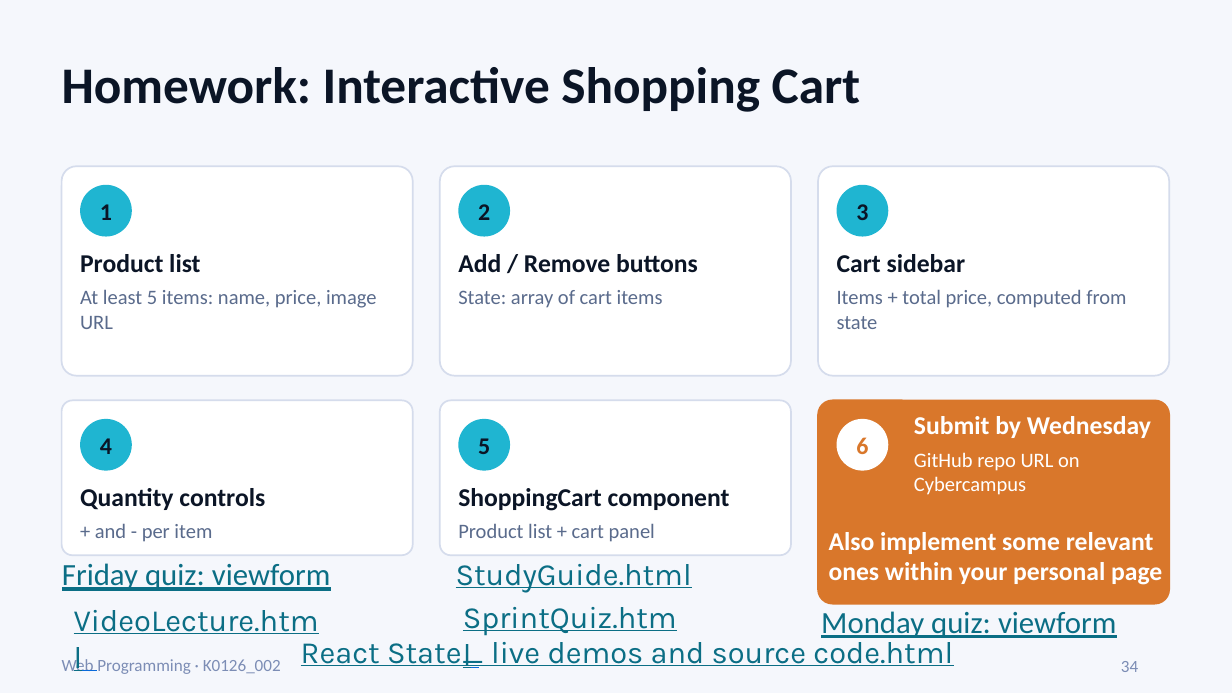
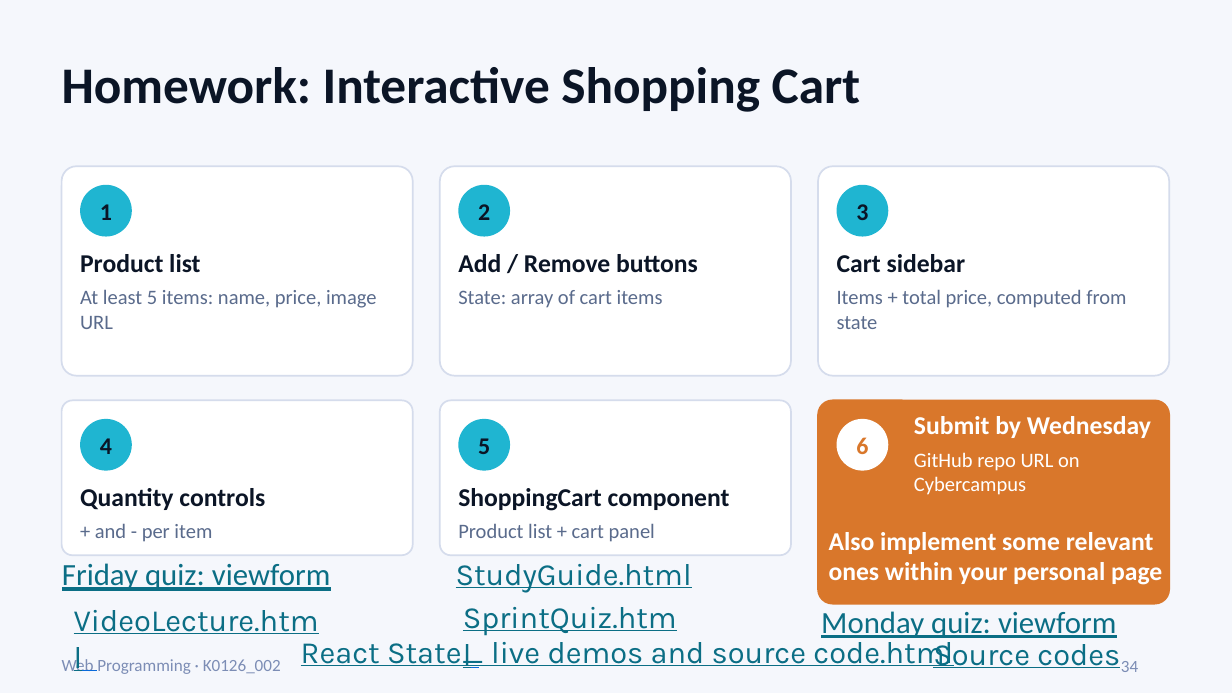
Before and after one commit to muxiddin19/WebPro, a slide deck: slide 34 of week11/WebPro_Week12_Mon_ReactState_v3_quizzes.pptx. Drawn at 1232x693 pixels with LibreOffice and Linux fonts; fonts in the diff are those of the drawing. Boxes give left, top, right and bottom in pixels: in the first picture for what was removed or moved away, otherwise in the second. Text is boxed around its words. In the diff, an @@ line names an element or a change of style, - is before the commit and + after.

```diff
--- a/week11/WebPro_Week12_Mon_ReactState_v3_quizzes.pptx
+++ b/week11/WebPro_Week12_Mon_ReactState_v3_quizzes.pptx
@@ text added at [933,637,1120,668], 18 pt, text #0B6E85, underline @@
+Source codes
```
Also in this commit, not shown: 1 other file.
